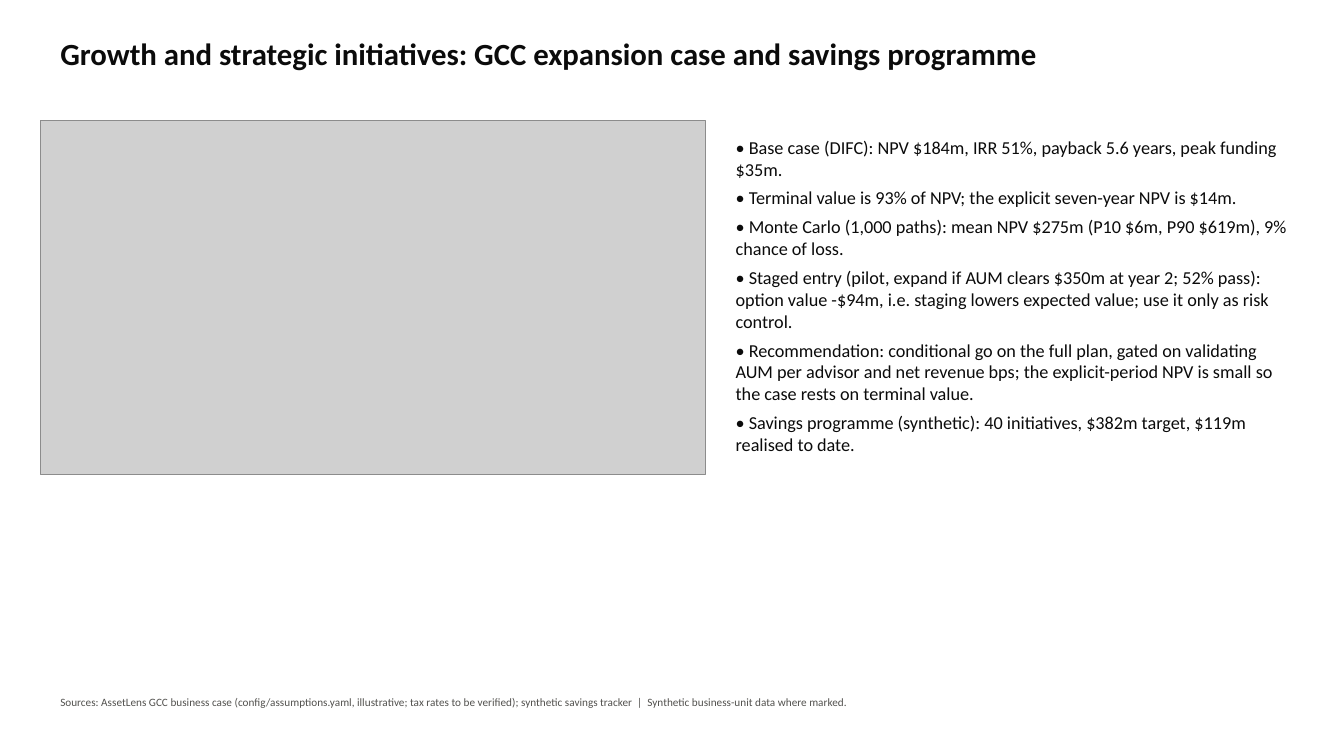
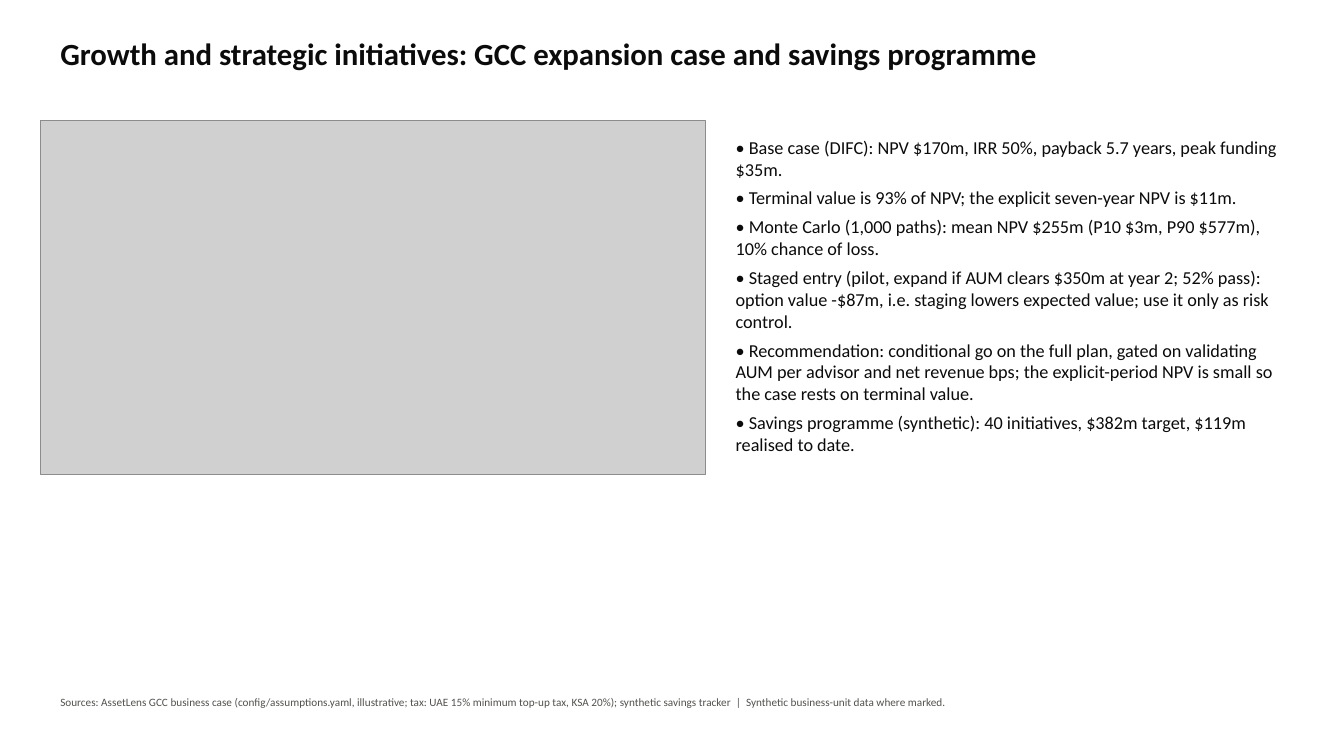
Before and after one commit to swalihnm/assetlens, a slide deck: slide 5 of outputs/deck/AssetLens_Board_Pack.pptx. Drawn at 1344x756 pixels with LibreOffice and Linux fonts; fonts in the diff are those of the drawing; grey boxes stand for pictures. Boxes give left, top, right and bottom in pixels: in the first picture for what was removed or moved away, otherwise in the second. Text is boxed around its words. In the diff, an @@ line names an element or a change of style, - is before the commit and + after.

```diff
--- a/outputs/deck/AssetLens_Board_Pack.pptx
+++ b/outputs/deck/AssetLens_Board_Pack.pptx
@@ text at (736, 141, 1276, 328): text changed @@
-• Base case (DIFC): NPV $184m, IRR 51%, payback 5.6 years, peak funding $35m.
-• Terminal value is 93% of NPV; the explicit seven-year NPV is $14m.
-• Monte Carlo (1,000 paths): mean NPV $275m (P10 $6m, P90 $619m), 9% chance of loss.
-• Staged entry (pilot, expand if AUM clears $350m at year 2; 52% pass): option value -$94m, i.e. staging lowers expected value; use it only as risk control.
+• Base case (DIFC): NPV $170m, IRR 50%, payback 5.7 years, peak funding $35m.
+• Terminal value is 93% of NPV; the explicit seven-year NPV is $11m.
+• Monte Carlo (1,000 paths): mean NPV $255m (P10 $3m, P90 $577m), 10% chance of loss.
+• Staged entry (pilot, expand if AUM clears $350m at year 2; 52% pass): option value -$87m, i.e. staging lowers expected value; use it only as risk control.
@@ text at (60, 698, 945, 708): text changed @@
-Sources: AssetLens GCC business case (config/assumptions.yaml, illustrative; tax rates to be verified); synthetic savings tracker | Synthetic business-unit data where marked.
+Sources: AssetLens GCC business case (config/assumptions.yaml, illustrative; tax: UAE 15% minimum top-up tax, KSA 20%); synthetic savings tracker | Synthetic business-unit data where marked.
```
Also in this commit, not shown: 3 other slides changed, 30 other files.
